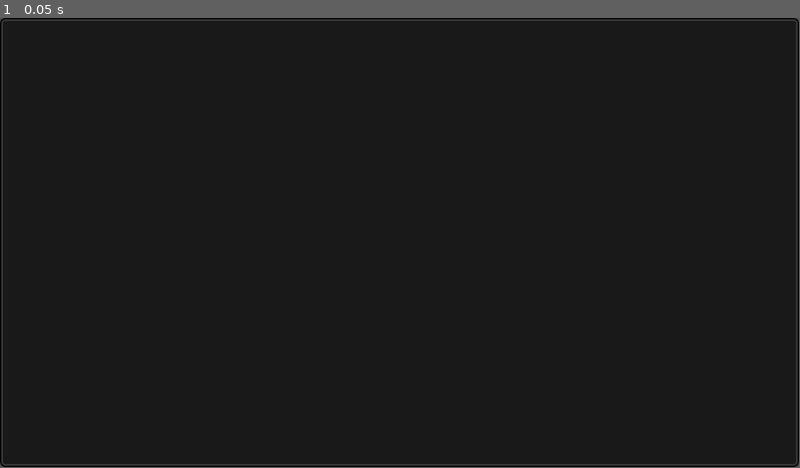
Above: before the commit, frame 1.
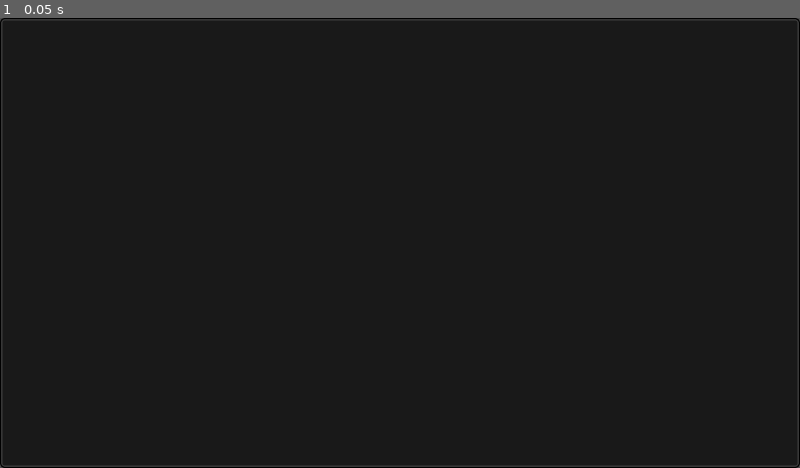
Above: after the commit, the same moment.

Repository: Dinno-DEV/leafboard
Game: Godot game, scene res://root_scenes/MainScene.tscn
Same seed, same stepped clock (60 frames per second), same inputs: the game is played once before the commit and once after it.
Inputs:
- Up to frame 1 (0.05 s): no input
The window is 799x449 before the commit and 800x450 after it. Grey fills any space a smaller window leaves; there, only what the larger window draws over its background counts as a difference.

The runs differ from the first frame. In frame 1, 0.7% of the frame differs, in the area x 0-100%, y 0-100%.

Commit message:
Window settings updated

Diff:
--- a/project.godot
+++ b/project.godot
@@ -15,6 +15,13 @@
 config/features=PackedStringArray("4.5", "Mobile")
 config/icon="res://icon.svg"
 
+[display]
+
+window/size/viewport_width=1280
+window/size/viewport_height=720
+window/size/borderless=true
+window/size/transparent=true
+
 [rendering]
 
 renderer/rendering_method="mobile"
